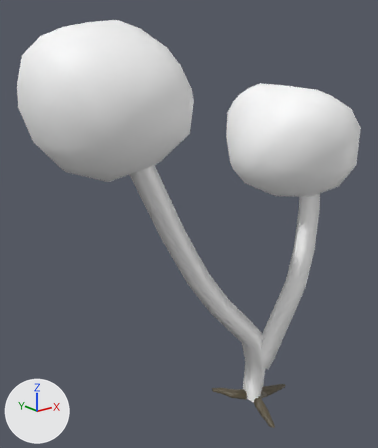
The FBX model Assets/GameWorld/Board/Cells/Forest/Models/Trees/1_N4/Arbol1_N4.fbx as it was, and as the next commit left it.
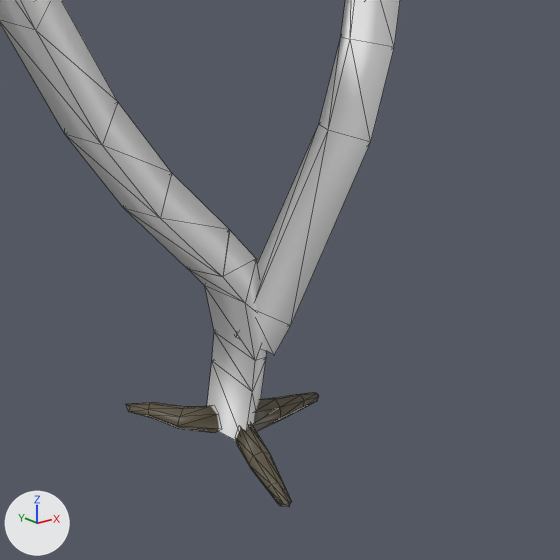
Each version appears first whole from a 50 mm camera at (-0.839, -0.786, 0.821) aimed at (-0.119, 0.115, 0.461), and next in a close-up on the part from 43% to 100% of the width and 52% to 100% of the height. Lighting does not change. The marker at lower left points along +X, +Y and +Z. The close-ups show mesh edges as thin lines. Where no turn or scale is listed for an object, it has been applied to the vertices. Vertices at the same position are counted once.

The scene before the commit, as lines of its bpy script (objects in view):
```python
me_mesh = bpy.data.meshes.new('Mesh')
me_mesh.from_pydata(...)  # 364 vertices, 485 faces; spans x -0.484..0.315, y -0.109..0.268, z -0.004..0.897
# faces by material slot: [191, 294]
me_mesh.materials.append(mat_lambert1)  # brown #5c5441
me_mesh.materials.append(mat_arbol1_n4)  # its picture is missing
ob_group_pasted__polysurface22 = bpy.data.objects.new('group_pasted__polySurface22', me_mesh)
ob_group_pasted__polysurface22.location = (0.0, 0.0, 0.0)
```
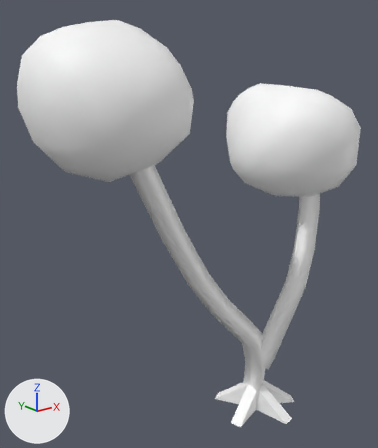
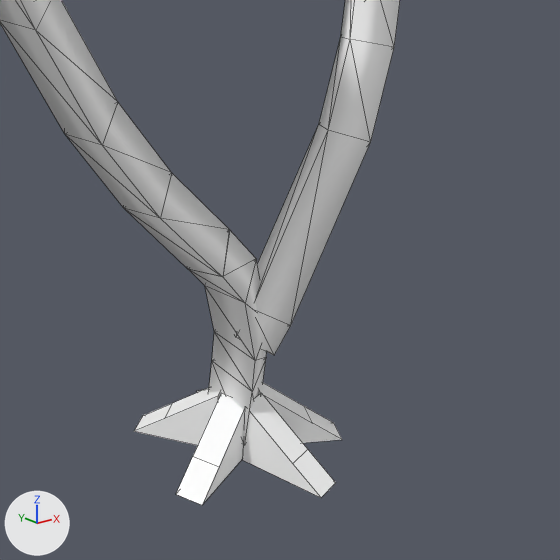
The newer file is also turned or shifted as a whole; pictures and numbers use the older file's frame.

The change, as JSON lines over the scene's bpy script:
```json
{"block": "me_mesh", "where": "# used by ob_group_pasted__polysurface22; location = (0.0, 0.0, 0.0)"}
{"op": "remove", "block": "me_mesh", "code": "me_mesh.from_pydata(...)  # 364 vertices, 485 faces; spans x -0.484..0.315, y -0.109..0.268, z -0.004..0.897"}
{"op": "remove", "block": "me_mesh", "code": "me_mesh.materials.append(mat_lambert1)  # brown #5c5441"}
{"op": "add", "block": "me_mesh", "code": "me_mesh.from_pydata(...)  # 292 vertices, 324 faces; spans x -0.484..0.315, y -0.106..0.268, z -0.014..0.897"}
{"block": "me_mesh", "change": "me_mesh part 1: the loose piece of 32 vertices spanning x -0.06..0.001, y 0.006..0.098, z -0.004..0.026 is rebuilt with 8 vertices and now spans x -0.064..0.003, y 0.005..0.092, z -0.014..0.048, in mat_arbol1_n4 (its picture is missing)"}
{"block": "me_mesh", "change": "me_mesh part 2: the loose piece of 40 vertices spanning x 0.006..0.104, y -0.019..0.011, z -0.001..0.033 is deleted"}
{"block": "me_mesh", "change": "me_mesh part 3: the loose piece of 40 vertices spanning x -0.049..0.006, y -0.109..-0.012, z -0.002..0.03 is deleted"}
{"block": "me_mesh", "change": "me_mesh part 4"}
{"block": "me_mesh", "change": "24 vertices are added at x -0.098..0.1, y -0.106..0.087, z -0.012..0.01"}
{"block": "me_mesh", "change": "8 new vertices lie (0.0, 0.0, 0.06) away from vertices in x -0.017..0.027, y -0.023..0.007, z -0.012..-0.011"}
{"block": "me_mesh", "change": "24 new faces join them"}
```

Pixel boxes (x1, y1, x2, y2) of what changed, in the close-ups (560 x 560 px):
```json
{"object": "group_pasted__polySurface22", "change": "reshaped", "before": [0, 0, 400, 506], "after": [0, 0, 400, 505]}
{"part": 1, "of": "me_mesh", "change": "rebuilt", "before": [126, 402, 219, 433], "after": [134, 388, 220, 446]}
{"part": 2, "of": "me_mesh", "change": "deleted", "before": [253, 392, 319, 431]}
{"part": 3, "of": "me_mesh", "change": "deleted", "before": [236, 423, 292, 506]}
{"part": 4, "of": "me_mesh", "change": "added", "after": [176, 383, 342, 505]}
```
